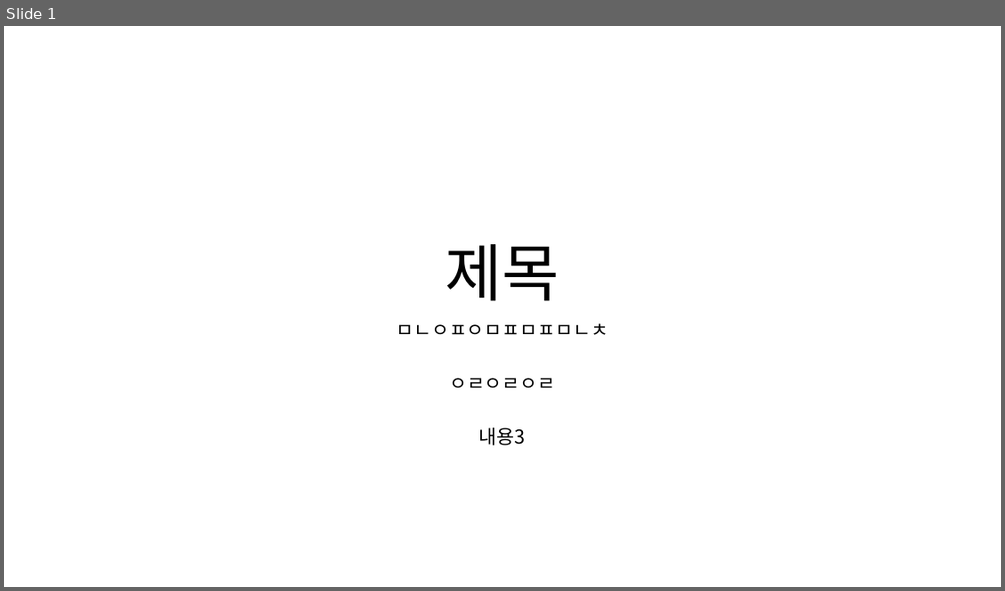
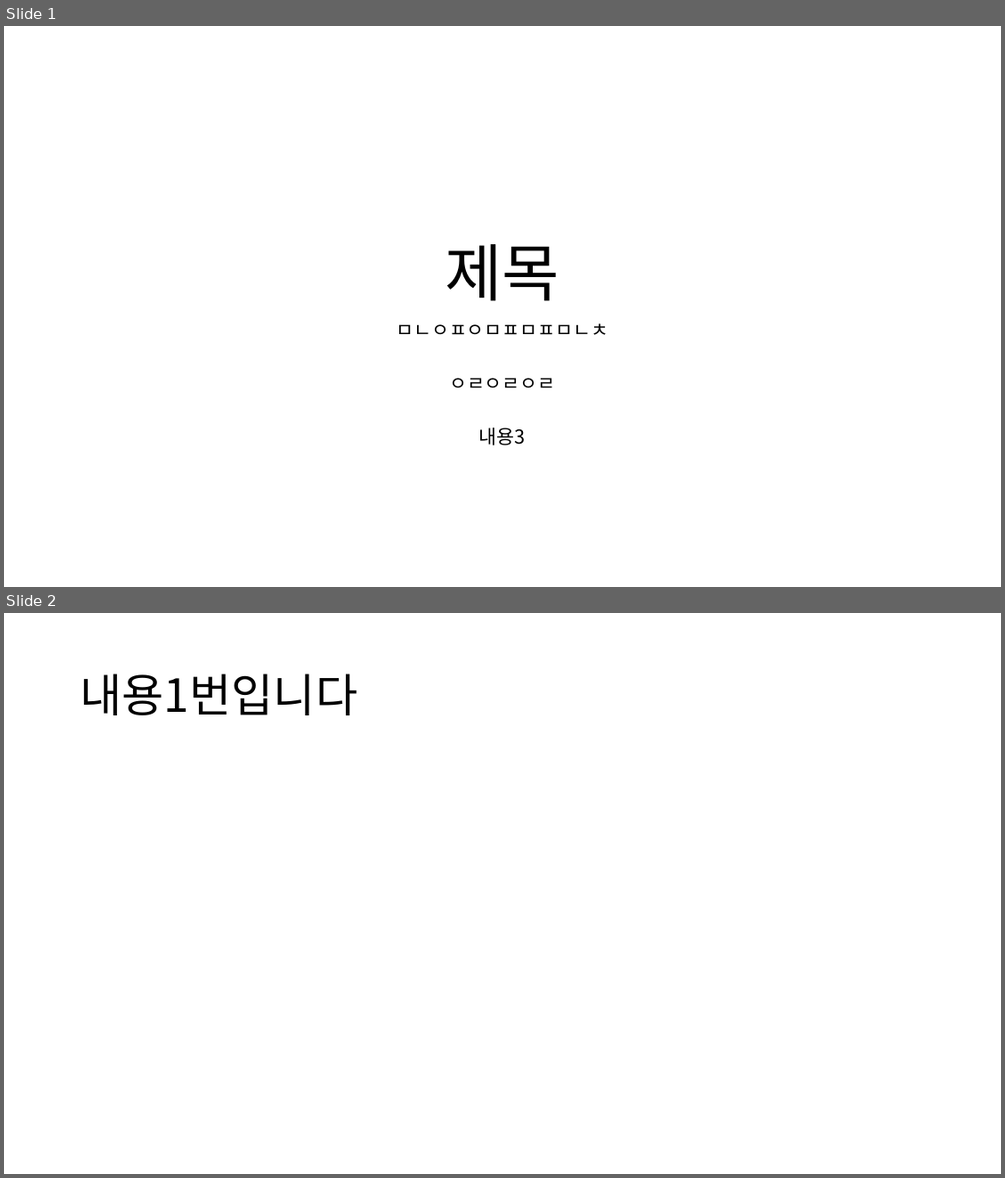
Before and after one commit to vocalyun88/opentutorials_git_vocalyun88, a slide deck: 제목.pptx. Shown one above the other, each under a label of ours: slide 1 before the commit, slides 1 and 2 after it. The pictures are 1005x591 and 1005x1178 pixels, drawn with LibreOffice and Linux fonts; fonts in the diff are those of the drawing. Boxes give left, top, right and bottom in pixels: in the first picture for what was removed or moved away, otherwise in the second. Text is boxed around its words. In the diff, an @@ line names an element or a change of style, - is before the commit and + after.

Commit message:
내용1번입니다 추가

```diff
--- a/제목.pptx
+++ b/제목.pptx
@@ slide 2 added at box(4, 613, 1001, 1174), background #FFFFFF @@
@@ title added at box(80, 674, 357, 715), 44 pt, text #000000 @@
+내용1번입니다
```
